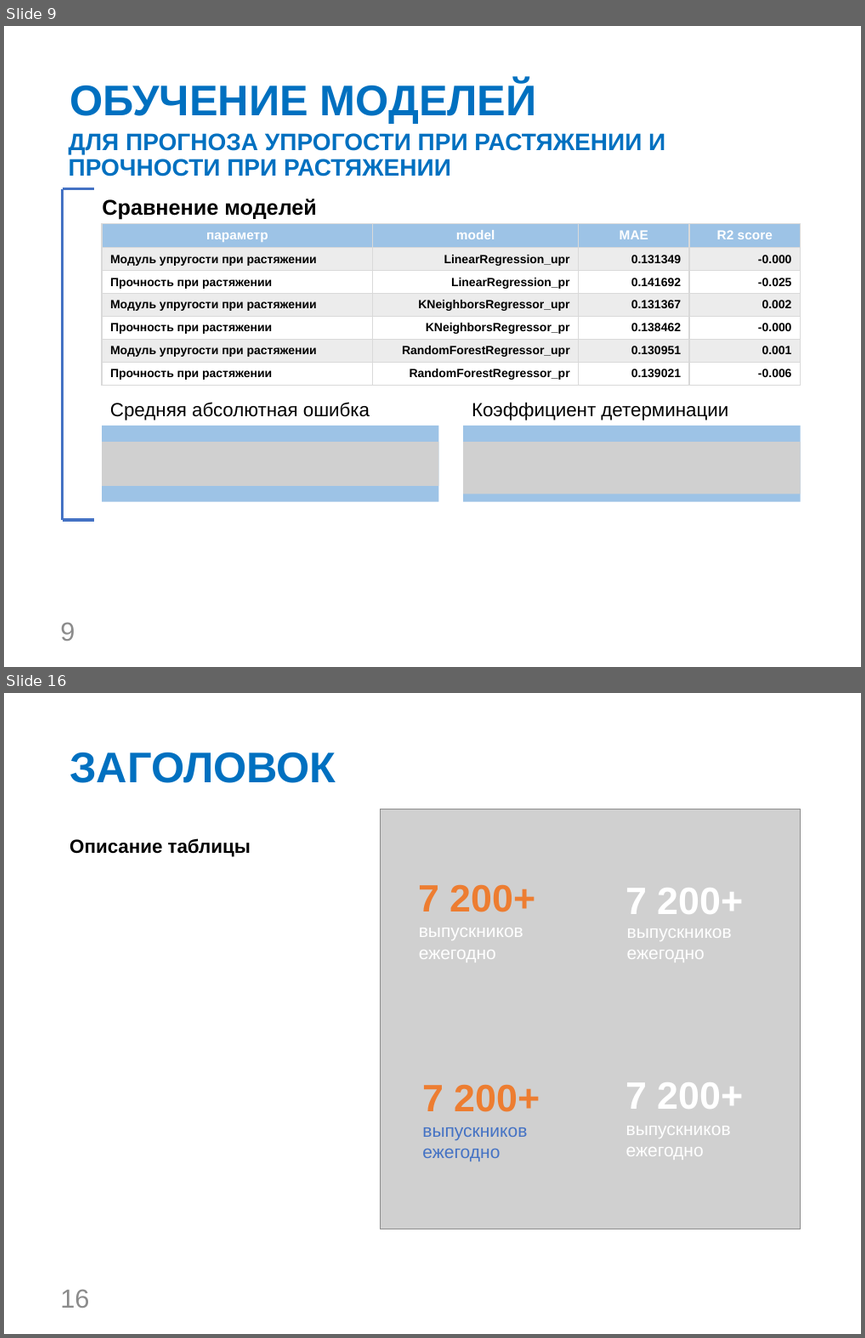
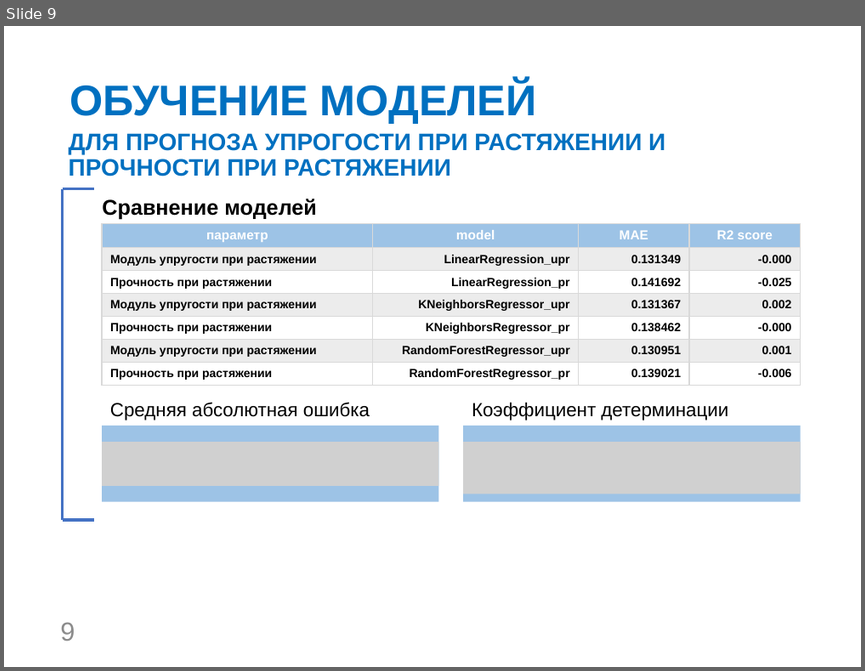
Before and after one commit to KhEvgeniy/VKR, a slide deck: VKR_Kholmanskiy_EI.pptx. Shown one above the other, each under a label of ours: slides 9 and 16 before the commit, slide 9 after it; the slides between them are not shown. The pictures are 865x1338 and 865x671 pixels, drawn with LibreOffice and Linux fonts; fonts in the diff are those of the drawing; grey boxes stand for pictures; background and template pictures are left out. Boxes give left, top, right and bottom in pixels: in the first picture for what was removed or moved away, otherwise in the second. Text is boxed around its words. In the diff, an @@ line names an element or a change of style, - is before the commit and + after.

```diff
--- a/VKR_Kholmanskiy_EI.pptx
+++ b/VKR_Kholmanskiy_EI.pptx
@@ slide 16 removed at [4,693,861,1334], background #FFFFFF @@
@@ text removed at [69,752,336,783] @@
-ЗАГОЛОВОК
@@ picture removed at [381,809,800,1229] @@
@@ text removed at [69,838,250,857] @@
-Описание таблицы
@@ text removed at [418,884,536,912] @@
-7 200+
@@ text removed at [625,888,744,914] @@
-7 200+
@@ text removed at [419,928,523,962] @@
-выпускников
-ежегодно
@@ text removed at [627,928,732,962] @@
-выпускников
-ежегодно
@@ text removed at [422,1084,540,1112] @@
-7 200+
@@ text removed at [625,1082,744,1109] @@
-7 200+
@@ text removed at [626,1126,731,1160] @@
-выпускников
-ежегодно
@@ text removed at [422,1127,527,1161] @@
-выпускников
-ежегодно
@@ page number removed at [60,1289,89,1308] @@
-16
```
Also in this commit, not shown: 3 slides added, 7 other slides removed.
